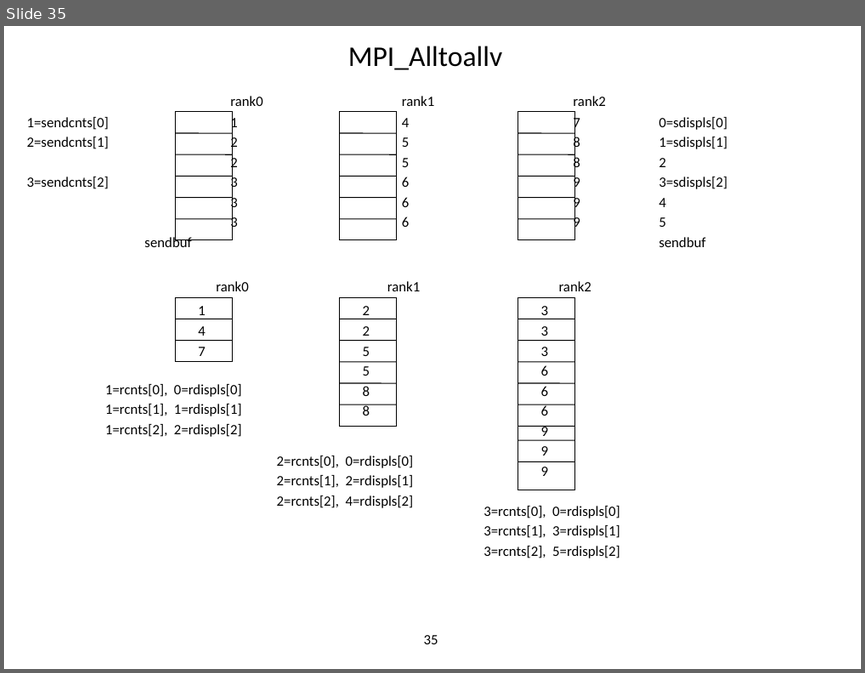
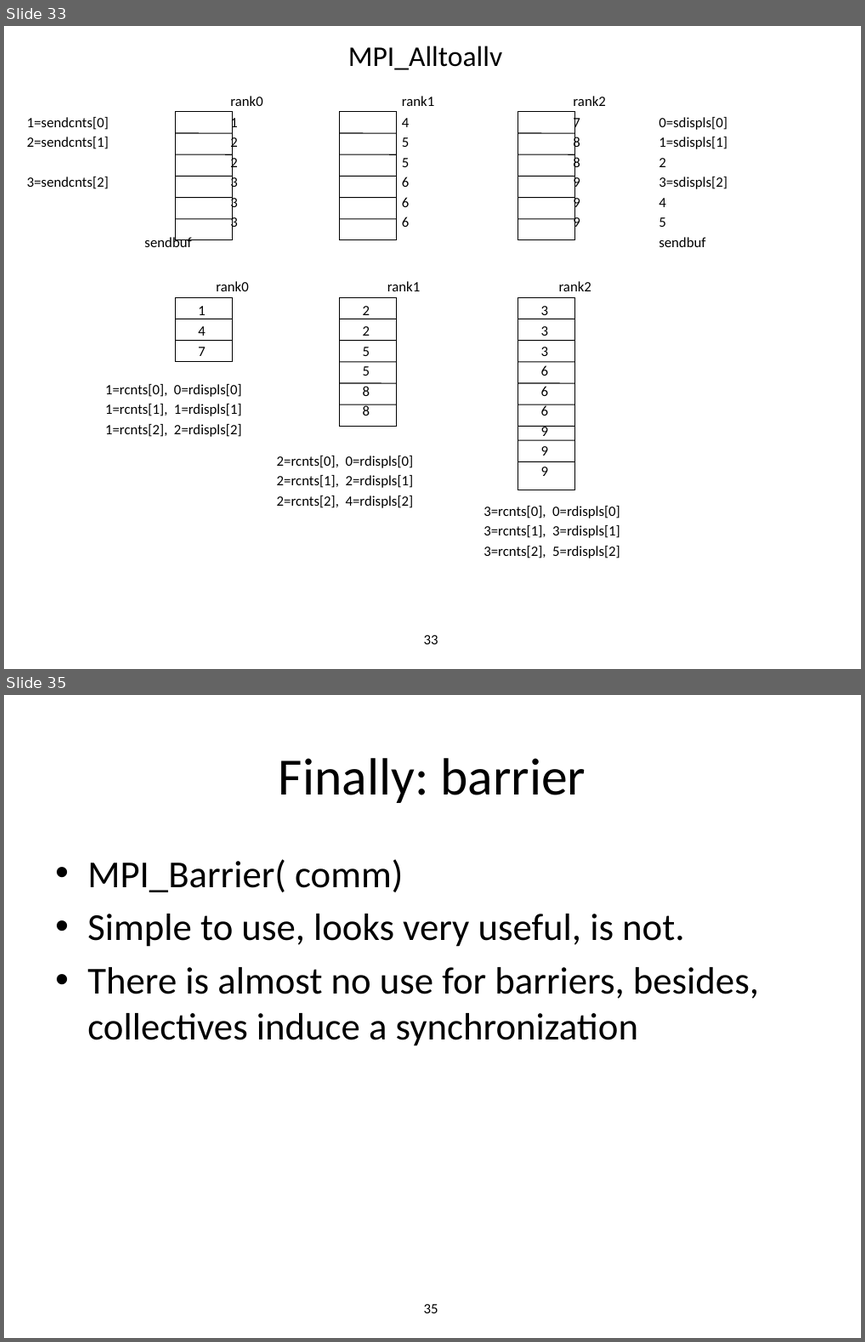
Before and after one commit to allenyllee/Parallel-Computing-Book, a slide deck: slides/MPI/MPI-collectives2.pptx. Shown one above the other, each under a label of ours: slide 35 before the commit, slides 33 and 35 after it; the slides between them are not shown. The pictures are 865x673 and 865x1342 pixels, drawn with LibreOffice and Linux fonts; fonts in the diff are those of the drawing; background and template pictures are left out. Boxes give left, top, right and bottom in pixels: in the first picture for what was removed or moved away, otherwise in the second. Text is boxed around its words. In the diff, an @@ line names an element or a change of style, - is before the commit and + after.

Commit message:
collectives2

```diff
--- a/slides/MPI/MPI-collectives2.pptx
+++ b/slides/MPI/MPI-collectives2.pptx
@@ slide 35 added at <box>4,695,861,1338</box>, background #FFFFFF @@
@@ title added at <box>279,758,586,803</box>, 44 pt, text #000000 @@
+Finally: barrier
@@ text added at <box>87,859,759,1046</box>, 32 pt, text #000000 @@
+• MPI_Barrier( comm)
+• Simple to use, looks very useful, is not.
+• There is almost no use for barriers, besides, collectives induce a synchronization
@@ page number added at <box>424,1304,438,1313</box>, 12 pt, text #000000 @@
+35
@@ what was slide 35 is now slide 33 @@
@@ page number at <box>424,635,438,644</box>: text changed @@
-35
+33
```
Also in this commit, not shown: 1 slide changed, 5 other slides added, 3 slides removed, 1 other file.
